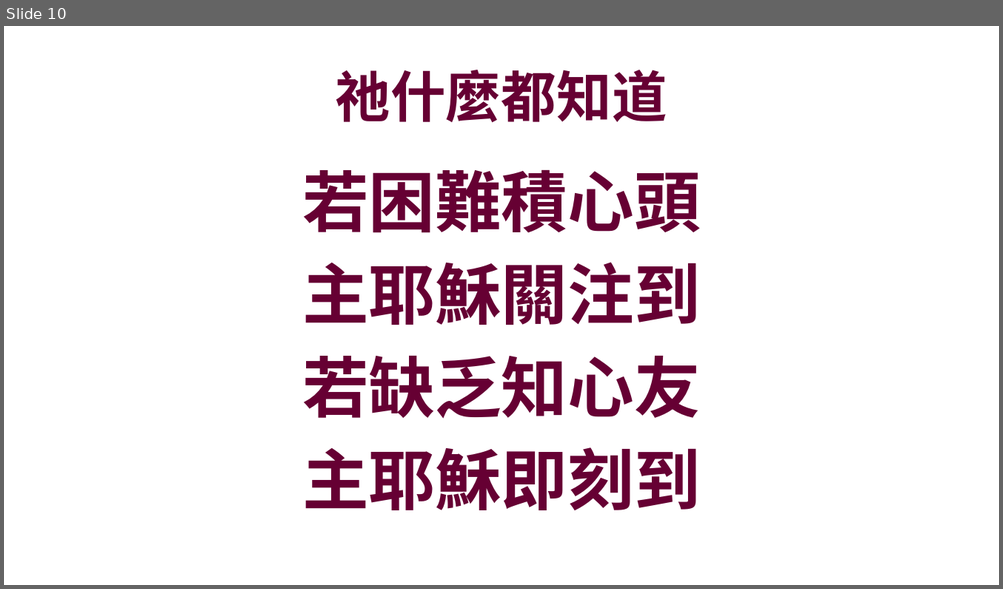
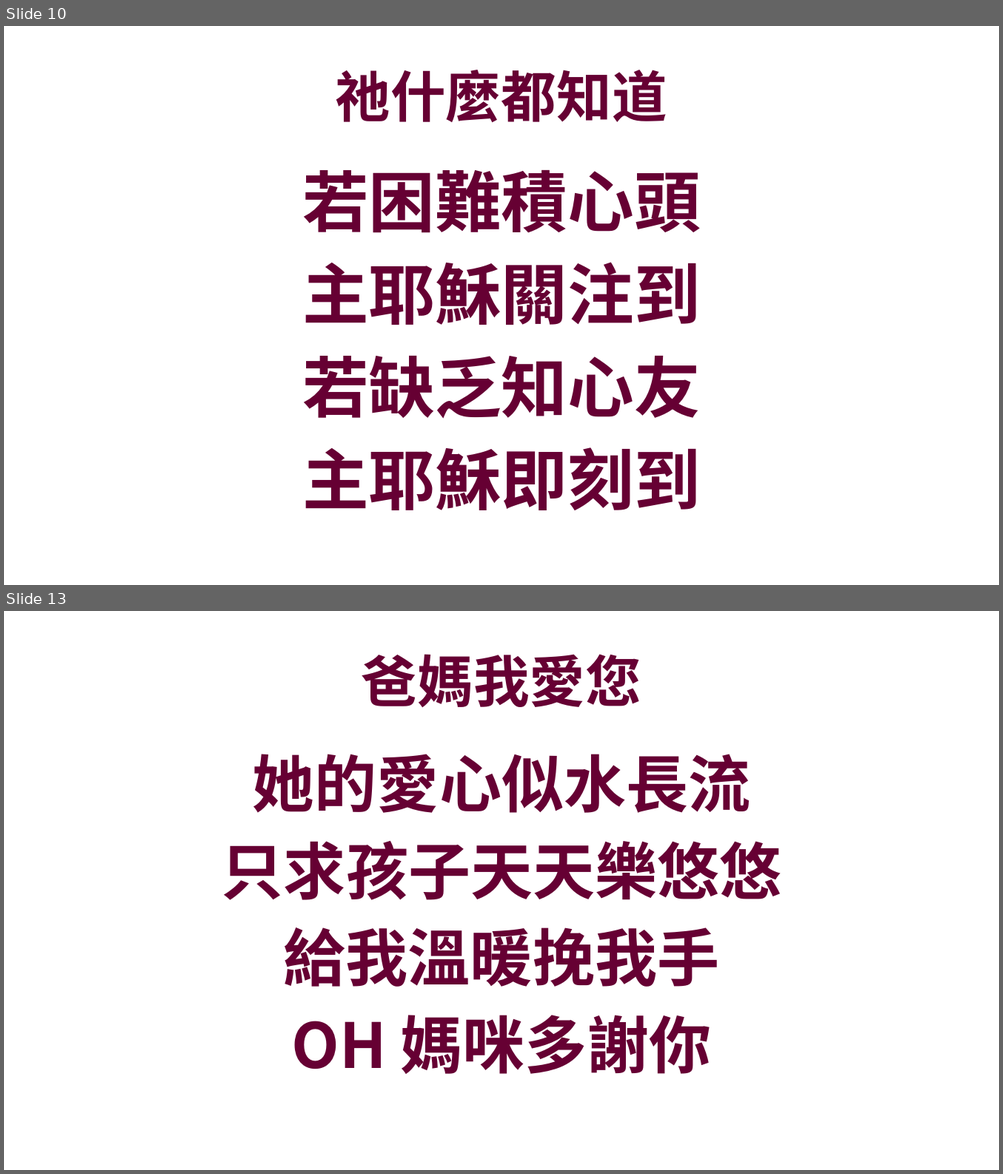
Before and after one commit to batisuoc/bible-school, a slide deck: 2020/6月.pptx. Shown one above the other, each under a label of ours: slide 10 before the commit, slides 10 and 13 after it; the slides between them are not shown. The pictures are 1003x589 and 1003x1174 pixels, drawn with LibreOffice and Linux fonts; fonts in the diff are those of the drawing; background and template pictures are left out. Boxes give left, top, right and bottom in pixels: in the first picture for what was removed or moved away, otherwise in the second. Text is boxed around its words. In the diff, an @@ line names an element or a change of style, - is before the commit and + after.

```diff
--- a/2020/6月.pptx
+++ b/2020/6月.pptx
@@ slide 13 added at (x1=4, y1=611, x2=999, y2=1170), background picture (left out) @@
@@ title added at (x1=361, y1=654, x2=641, y2=707), 54 pt, text #660033, bold @@
+爸媽我愛您
@@ text added at (x1=222, y1=754, x2=781, y2=1074), 60 pt, text #660033, bold @@
+她的愛心似水長流
+只求孩子天天樂悠悠
+給我溫暖挽我手
+OH 媽咪多謝你
```
Also in this commit, not shown: 8 other slides added, 3 other files.
